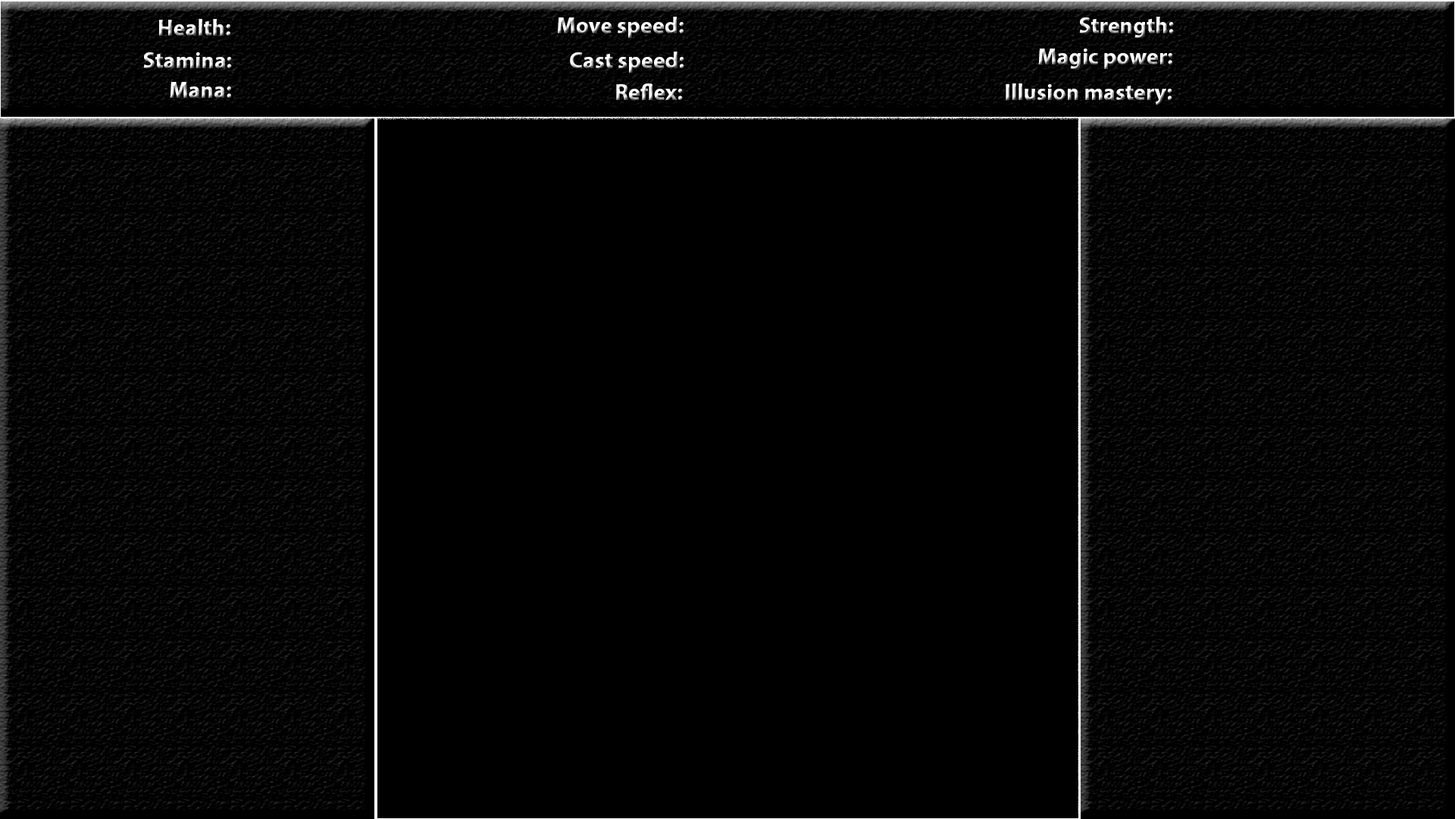
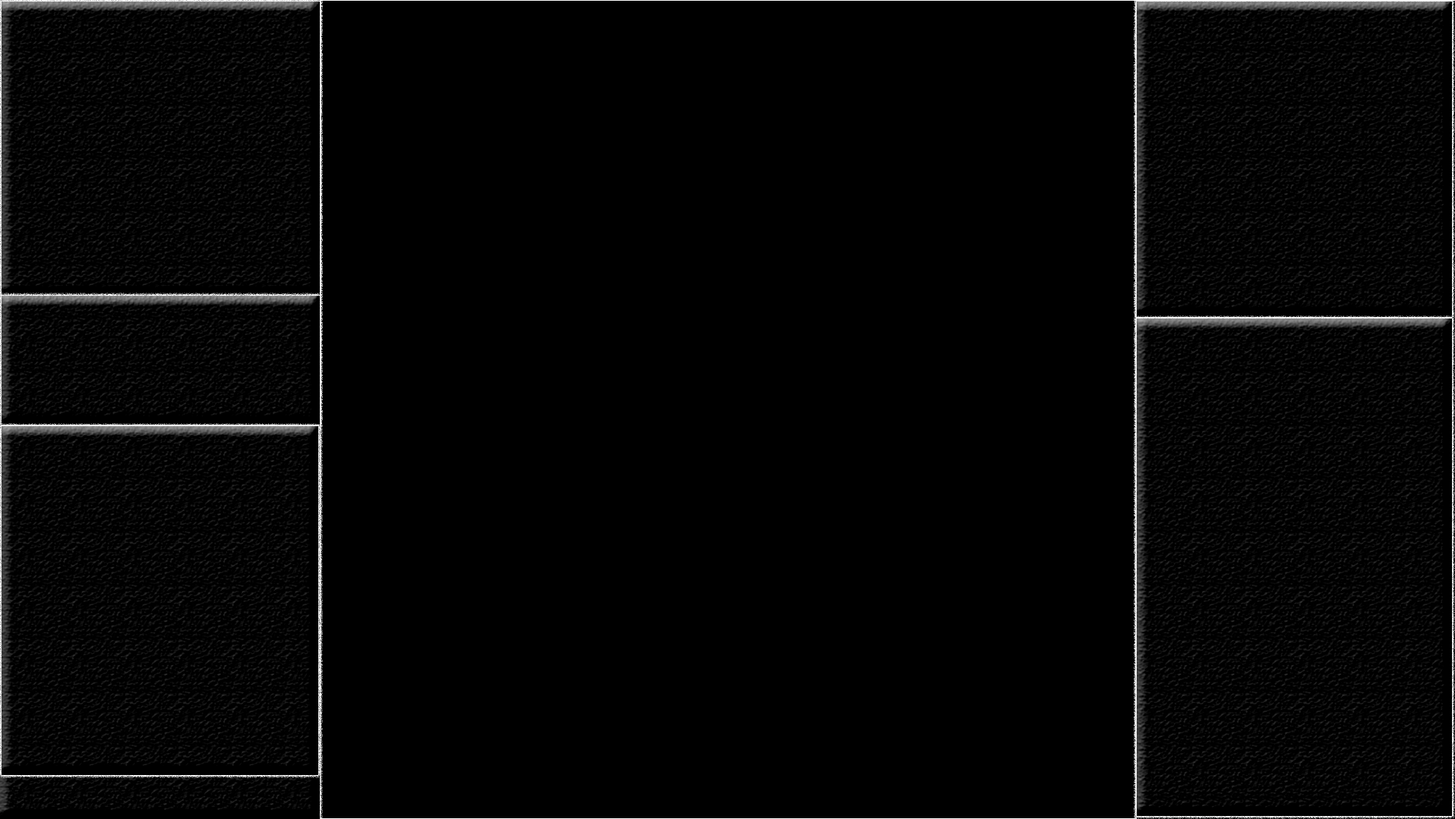
Comparing the layer stacks of the two 1455×819 images. Changes:
removed group "First Top" (3 layers) over (143, 18, 232, 98)
removed layer "Mana:" from group "First Top" over (169, 81, 232, 98)
removed layer "Health:" from group "First Top" over (159, 18, 231, 36)
removed layer "Stamina:" from group "First Top" over (143, 52, 232, 69)
removed group "SecondTop" (3 layers) over (557, 16, 685, 101)
removed layer "Reflex:" from group "SecondTop" over (616, 83, 683, 101)
removed layer "Move speed:" from group "SecondTop" over (557, 16, 684, 38)
removed layer "Cast speed:" from group "SecondTop" over (570, 51, 685, 73)
removed group "ThirdTop" (3 layers) over (1005, 16, 1175, 106)
removed layer "Illusion mastery:" from group "ThirdTop" over (1005, 83, 1173, 106)
removed layer "Strength:" from group "ThirdTop" over (1079, 16, 1175, 38)
removed layer "Magic power:" from group "ThirdTop" over (1038, 48, 1173, 69)
removed layer "Prostokąt 2" from group "Rects" over (0, 1, 1455, 117)
painted on "Prostokąt 3 kopia" over (0, 0, 1455, 819)
painted on "Prostokąt 3" over (0, 0, 1455, 819)
painted on "Prostokąt 1" over (319, 0, 1137, 818)
